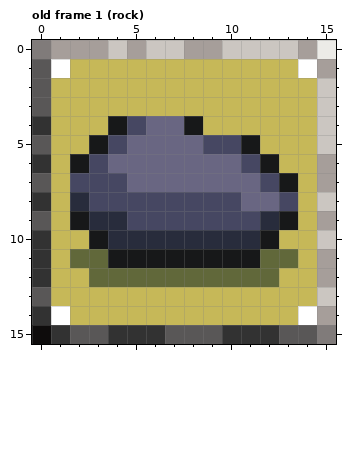
Two versions of one pixel-art file, art/inventoryItems.aseprite. Above is the file before it was changed.
16x16 pixels, 3 frames. Colours within 5 levels of each other are drawn and written as one. Shown: old frame 1 (rock). The commit also changed other frames, which this record leaves out.
And afterwards:
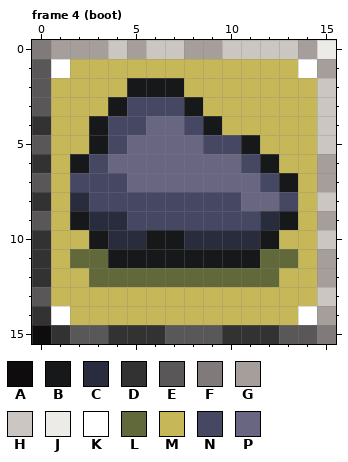
Palette (. is transparent): A #0e0c0c  B #171819  C #282c3c  D #323232  E #595757  F #807b7a  G #a69e9a  H #cbc6c1  J #ecebe7  K #ffffff  L #61683a  M #c6b858  N #464762  P #696682
A new or re-ordered frame is compared with the old frame closest to it.
The exact change:
frames 3 -> 4
--- frame 4 (boot) is new; against old frame 1 (rock)
@@ x 1..11 @@
  1 KMMMMMMMMMM
- 2 MMMMMMMMMMM
- 3 MMMMMMMMMMM
- 4 MMMBNPPBMMM
+ 2 MMMMBBBMMMM
+ 3 MMMBNNNBMMM
+ 4 MMBNNPPNBMM
  5 MMBNPPPPNNB
@@ x 4..9 @@
  9 CNNNNN
-10 CCCCCC
+10 CCBBCC
 11 BBBBBB
